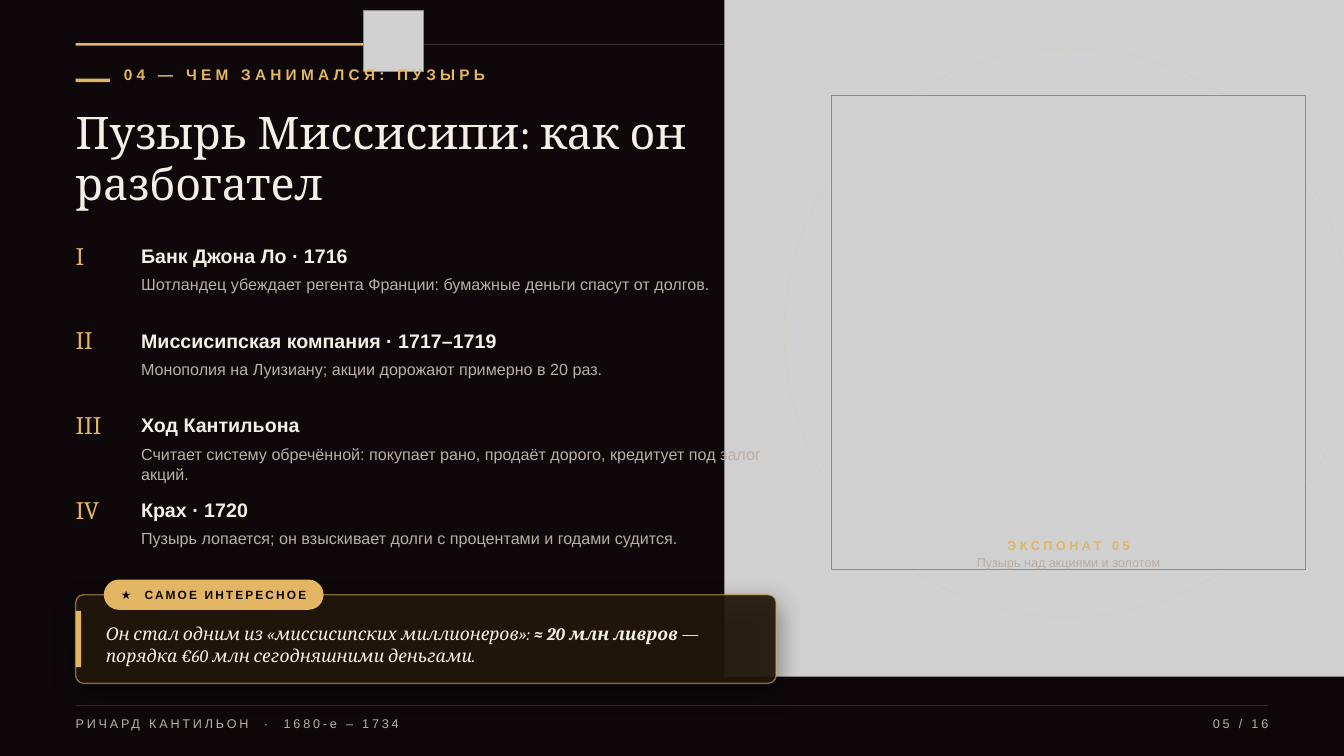
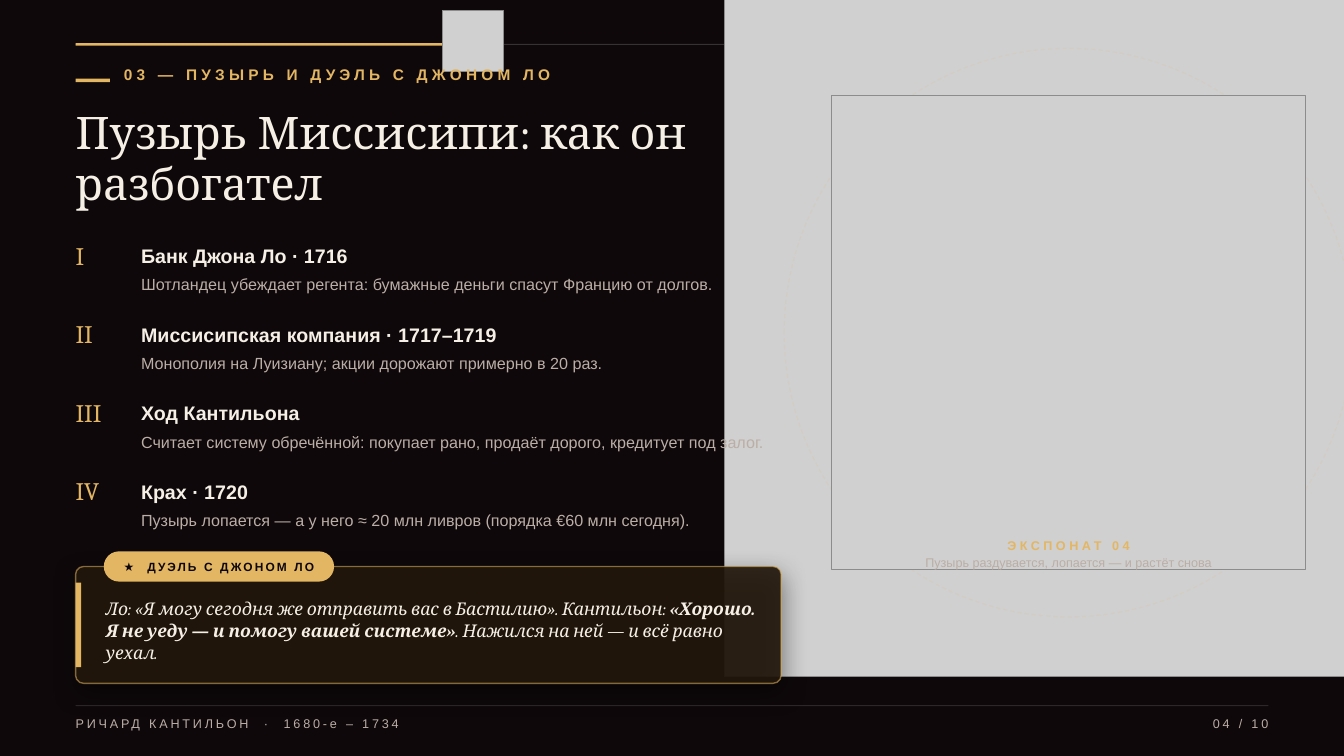
Before and after one commit to overbaffe1/omgGame, a slide deck: slide 4 of exports/cantillon-3d-presentation.pptx (slide 5 before the commit). Drawn at 1344x756 pixels with LibreOffice and Linux fonts; fonts in the diff are those of the drawing; grey boxes stand for pictures; background and template pictures are left out. Boxes give left, top, right and bottom in pixels: in the first picture for what was removed or moved away, otherwise in the second. Text is boxed around its words. In the diff, an @@ line names an element or a change of style, - is before the commit and + after.

```diff
--- a/exports/cantillon-3d-presentation.pptx
+++ b/exports/cantillon-3d-presentation.pptx
@@ picture removed at box(364, 11, 424, 72) @@
@@ picture added at box(443, 11, 503, 72) @@
@@ rectangle: place and size @@
-rectangle at box(76, 43, 394, 45)
+rectangle at box(76, 43, 473, 45)
@@ text at box(124, 68, 550, 83): text changed @@
-04 — ЧЕМ ЗАНИМАЛСЯ: ПУЗЫРЬ
+03 — ПУЗЫРЬ И ДУЭЛЬ С ДЖОНОМ ЛО
@@ text at box(141, 278, 712, 294): text changed @@
-Шотландец убеждает регента Франции: бумажные деньги спасут от долгов.
+Шотландец убеждает регента: бумажные деньги спасут Францию от долгов.
@@ text "II": place and size @@
-text "II" at box(76, 332, 93, 349)
+text "II" at box(76, 326, 93, 343)
@@ text "Миссисипская компания · 1717–1719": place and size @@
-text "Миссисипская компания · 1717–1719" at box(141, 334, 496, 349)
+text "Миссисипская компания · 1717–1719" at box(141, 328, 496, 343)
@@ text "Монополия на Луизиану; акции дорожают ...": place and size @@
-text "Монополия на Луизиану; акции дорожают ..." at box(141, 364, 603, 379)
+text "Монополия на Луизиану; акции дорожают ..." at box(141, 358, 603, 373)
@@ text "III": place and size @@
-text "III" at box(76, 417, 102, 434)
+text "III" at box(76, 405, 102, 422)
@@ text "Ход Кантильона": place and size @@
-text "Ход Кантильона" at box(141, 418, 300, 436)
+text "Ход Кантильона" at box(141, 406, 300, 424)
@@ text at box(141, 435, 763, 452): text changed @@
-Считает систему обречённой: покупает рано, продаёт дорого, кредитует под залог акций.
+Считает систему обречённой: покупает рано, продаёт дорого, кредитует под залог.
@@ text "IV": place and size @@
-text "IV" at box(76, 502, 100, 519)
+text "IV" at box(76, 483, 100, 500)
@@ text "Крах · 1720": place and size @@
-text "Крах · 1720" at box(141, 503, 248, 521)
+text "Крах · 1720" at box(141, 485, 248, 503)
@@ text at box(141, 514, 690, 530): text changed @@
-Пузырь лопается; он взыскивает долги с процентами и годами судится.
+Пузырь лопается — а у него ≈ 20 млн ливров (порядка €60 млн сегодня).
@@ rounded rectangle: place and size @@
-rounded rectangle at box(76, 595, 776, 684)
+rounded rectangle at box(76, 567, 781, 684)
@@ rounded rectangle at box(76, 567, 781, 684): proportions changed @@
@@ rounded rectangle: place and size @@
-rounded rectangle at box(104, 580, 324, 610)
+rounded rectangle at box(104, 552, 335, 582)
@@ text at box(204, 562, 314, 573): text changed @@
-★ САМОЕ ИНТЕРЕСНОЕ
+★ ДУЭЛЬ С ДЖОНОМ ЛО
@@ text at box(925, 541, 1212, 570): text changed @@
-ЭКСПОНАТ 05
-Пузырь над акциями и золотом
+ЭКСПОНАТ 04
+Пузырь раздувается, лопается — и растёт снова
@@ rectangle: place and size @@
-rectangle at box(76, 611, 82, 667)
+rectangle at box(76, 583, 82, 667)
@@ text at box(106, 601, 752, 663): text changed @@
-Он стал одним из «миссисипских миллионеров»: ≈ 20 млн ливров — порядка €60 млн сегодняшними деньгами.
+Ло: «Я могу сегодня же отправить вас в Бастилию». Кантильон: «Хорошо. Я не уеду — и помогу вашей системе». Нажился на ней — и всё равно уехал.
@@ text at box(1213, 719, 1268, 728): text changed @@
-05 / 16
+04 / 10
```
Also in this commit, not shown: 8 other slides changed, 1 slide added, 7 slides removed, 54 other files.
